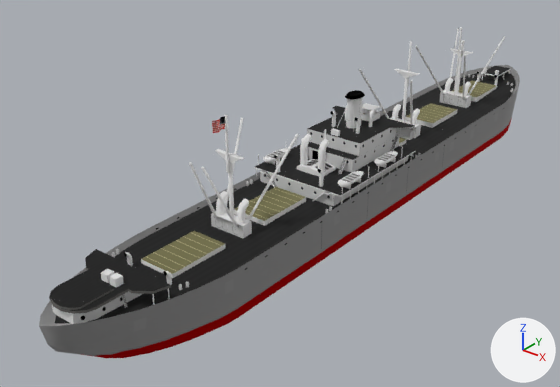
One commit to the glTF model models/vehicles/liberty.glb: the scene before it, then after it.
One viewpoint serves both versions: a 50 mm lens placed at (71.1, -109.9, 61.1), pointed at (-7.3, -12.0, 0.4). Every picture has the same lights, and +X, +Y and +Z are marked at lower right. Where no turn or scale is listed for an object, it has been applied to the vertices.

Names of what the first picture shows: 'deck', 'flag', 'hull'.
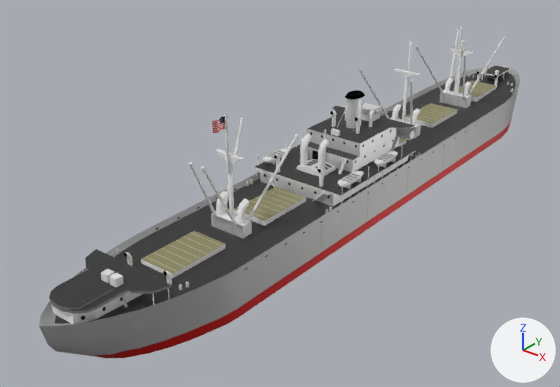
Where the change shows, as pixel boxes (x1, y1, x2, y2) in the pictures (560 x 387 px):
'deck', surface changed: (49, 64, 516, 324) in both
'hull', surface changed: (49, 65, 520, 358) in both
'flag', surface changed: (212, 117, 225, 133) in both

What changed in the scene script:
```text
Change mat_mat_main:
    mat_mat_main.roughness: 1.0 -> 0.5
    mat_mat_main.metallic: 1.0 -> 0.5
Change mat_mat_stack:
    mat_mat_stack.roughness: 1.0 -> 0.5
Change mat_mat_cabinmid:
    mat_mat_cabinmid.roughness: 1.0 -> 0.5
Change mat_mat_cabintop:
    mat_mat_cabintop.roughness: 1.0 -> 0.5
Change mat_mat_cabinbot:
    mat_mat_cabinbot.roughness: 1.0 -> 0.5
Change mat_mat_hull:
    mat_mat_hull.roughness: 1.0 -> 0.5
    mat_mat_hull.metallic: 1.0 -> 0.5
```
